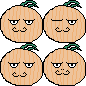
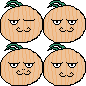
Layers edited between the first and the second 86px x 86px image:
painted on "Layer 1 copy 3" over (0, 43, 86, 86)
painted on "Layer 1 copy 2" over (0, 43, 86, 86)
painted on "Layer 1 copy" over (0, 0, 86, 43)
painted on "Layer 1" over (0, 0, 86, 43)
